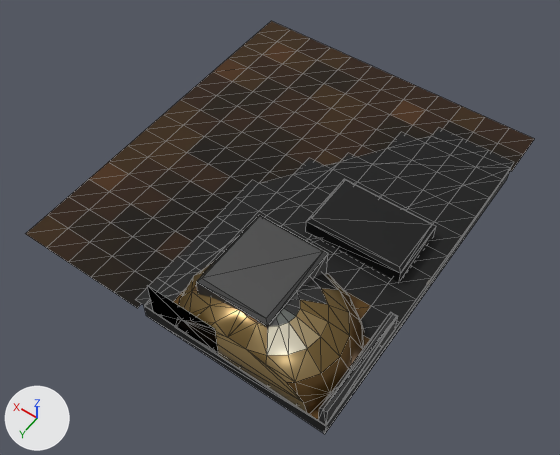
The glTF model public/models/enemies/newsh2-117.glb as it was, and as the next commit left it.
Rendered twice from a 50 mm lens placed at (-1.69, 2.49, 3.45), pointed at (-0.14, 0.33, 0.06). Every picture has the same lights, and +X, +Y and +Z are marked at lower left. The older version comes first. Mesh edges are drawn as thin lines. Vertices at exactly the same position are counted once.

In view in the first picture: 'newsh2-117'.
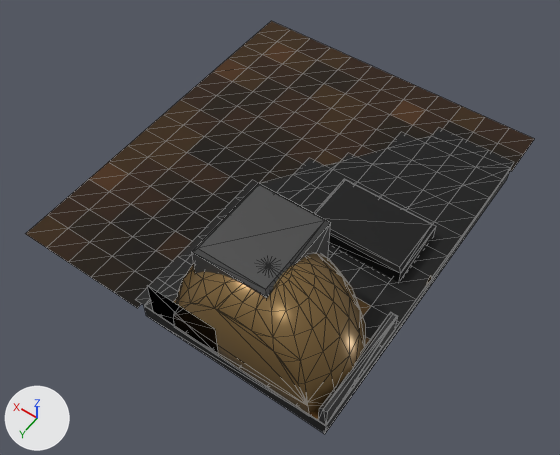
Edits to the bpy script that builds the scene:
```text
Add mat_pal_25_nsh2a115:
    mat_pal_25_nsh2a115 = principled_material('pal_25_nsh2a115')
    mat_pal_25_nsh2a115.base_color = (0.27, 0.165, 0.0595)  # brown #8e7145
    mat_pal_25_nsh2a115.metallic = 0.55
    mat_pal_25_nsh2a115.roughness = 0.3
Change me_newsh2_117:
    used by ob_newsh2_117; location = (0.0, 0.0, 0.0)
    remove me_newsh2_117.from_pydata(...)  # 357 vertices, 592 faces; spans x -1.0..1.0, y -1.17..1.17, z 0.0..0.42
    add me_newsh2_117.from_pydata(...)  # 403 vertices, 684 faces; spans x -1.0..1.0, y -1.17..1.17, z 0.0..0.66
    me_newsh2_117 part 1
    85 vertices are removed from x -0.98..-0.02, y 0.49..1.17, z 0.08..0.4
    170 faces are deleted
    8 vertices in x -0.58..-0.17, y 0.54..1.04, z 0.4..0.42 move by (0.0, 0.0, 0.24)
    131 vertices are added at x -0.99..-0.01, y 0.48..1.17, z 0.08..0.66
    262 new faces join them, mat_pal_25_nsh2a115 (brown #8e7145)
    other edits to the shape of me_newsh2_117 do not show in these pictures
    remove me_newsh2_117.materials.append(mat_pal_8_nsh2a115)  # dark grey #696d69
    remove me_newsh2_117.materials.append(mat_pal_28_nsh2a115)  # beige #b6a279
    remove me_newsh2_117.materials.append(mat_pal_30_nsh2a115)  # pale yellow #e7dfc7
    add me_newsh2_117.materials.append(mat_pal_25_nsh2a115)  # brown #8e7145
```

Location of each change, (x1, y1, x2, y2) in pixels of the pictures (560 x 455 px):
part 1 of me_newsh2_117, built on
    before: (176, 215, 365, 415)
    after: (174, 183, 366, 416)
